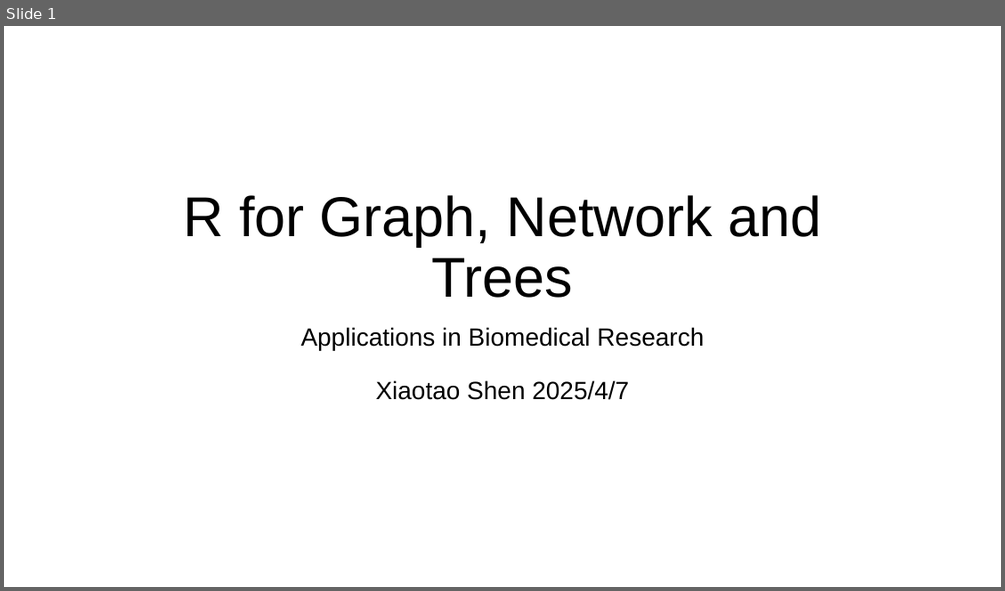
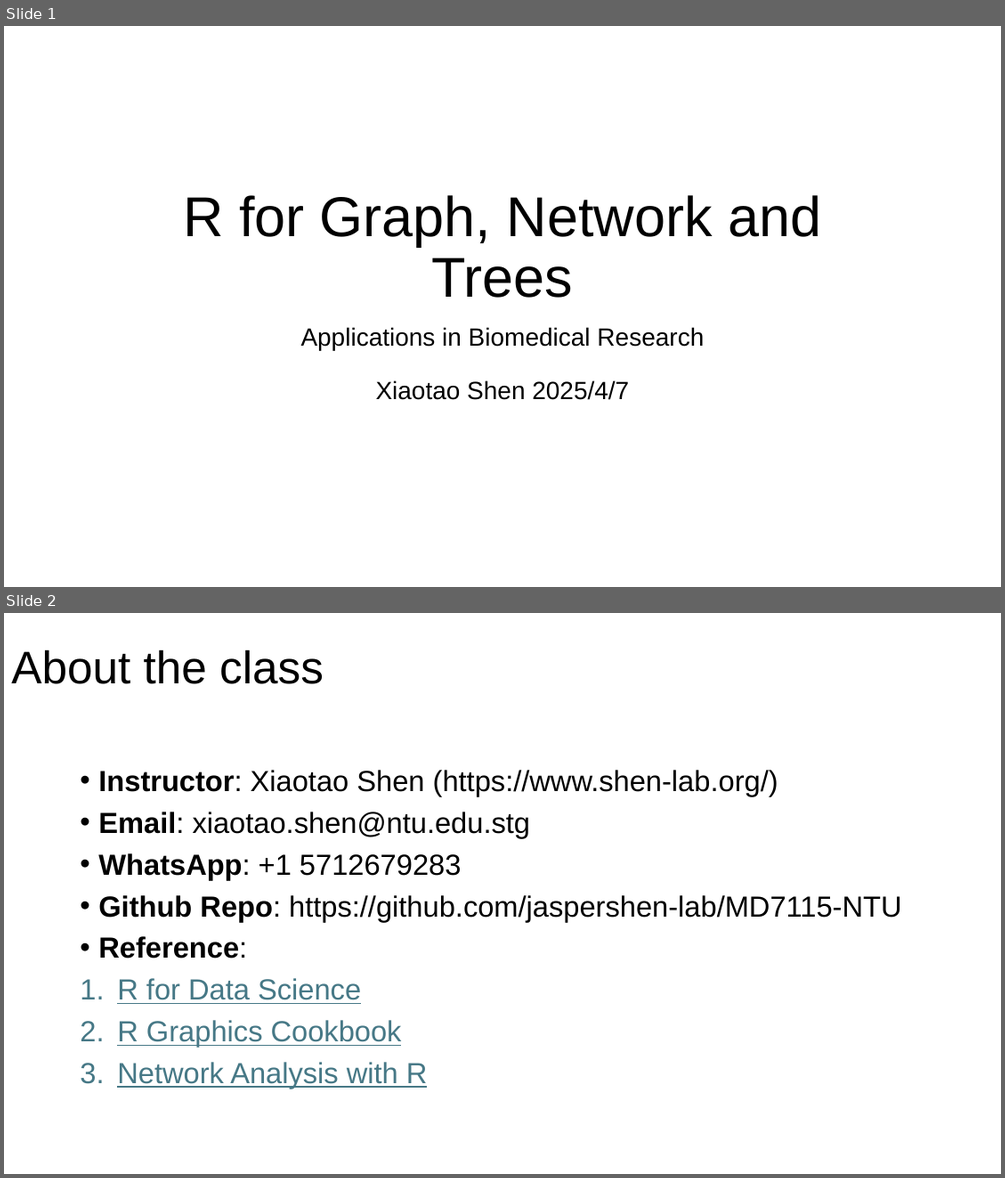
Before and after one commit to jaspershen-lab/MD7115-NTU, a slide deck: 3_materials/MD7115-Xiaotao.pptx. Shown one above the other, each under a label of ours: slide 1 before the commit, slides 1 and 2 after it. The pictures are 1005x591 and 1005x1178 pixels, drawn with LibreOffice and Linux fonts; fonts in the diff are those of the drawing; background and template pictures are left out. Boxes give left, top, right and bottom in pixels: in the first picture for what was removed or moved away, otherwise in the second. Text is boxed around its words. In the diff, an @@ line names an element or a change of style, - is before the commit and + after.

```diff
--- a/3_materials/MD7115-Xiaotao.pptx
+++ b/3_materials/MD7115-Xiaotao.pptx
@@ slide 2 added at [4,613,1001,1174], background #FFFFFF @@
@@ title added at [11,649,324,684], 44 pt, text #000000 @@
+About the class
@@ text added at [98,770,902,1088], 28 pt, text #000000 @@
+• Instructor: Xiaotao Shen (https://www.shen-lab.org/)
+• Email: xiaotao.shen@ntu.edu.stg
+• WhatsApp: +1 5712679283
+• Github Repo: https://github.com/jaspershen-lab/MD7115-NTU
+• Reference:
+1. R for Data Science
+2. R Graphics Cookbook
+3. Network Analysis with R
```
Also in this commit, not shown: 5 other slides added, 3 slides removed, 4 other files.
